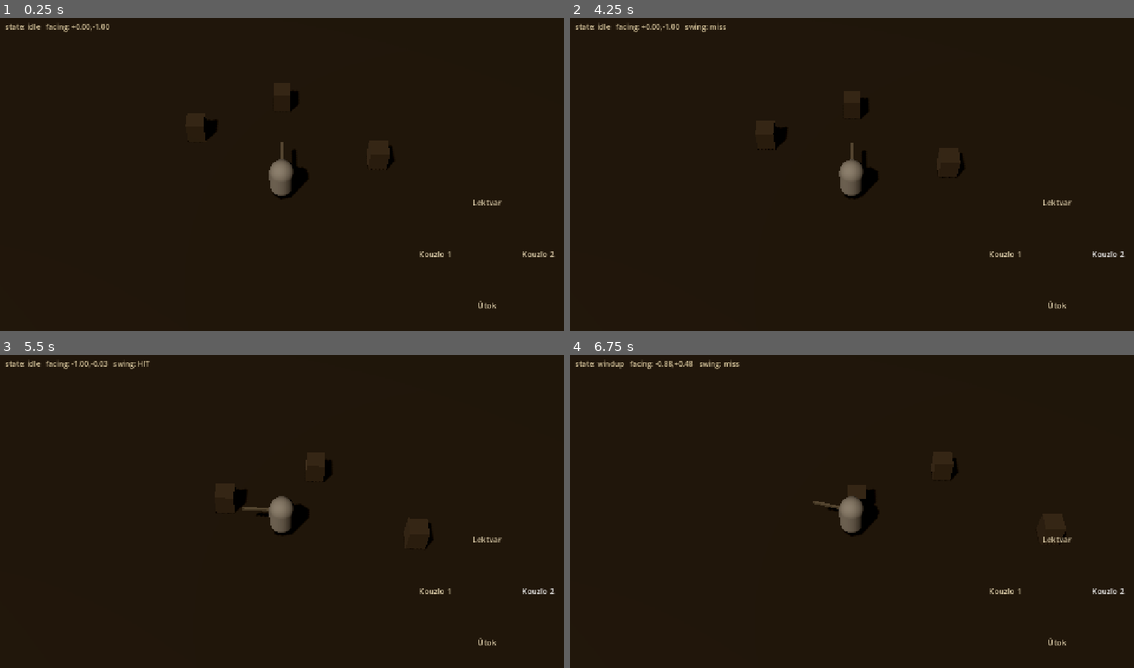
Above: before the commit, frames 1-4 (two rows, left to right).
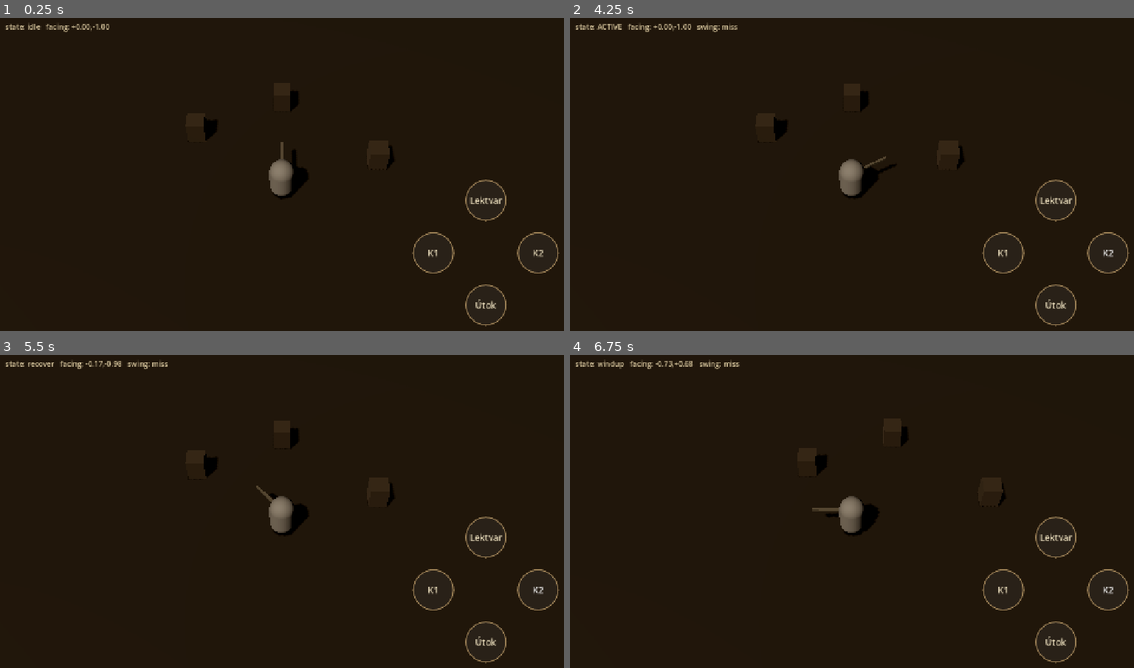
Above: after the commit, the same moments.

Repository: jankoznar94/dark-story
Game: Godot game, scene res://scenes/main.tscn
Same seed, same stepped clock (60 frames per second), same inputs: the game is played once before the commit and once after it.
Inputs:
- Up to frame 1 (0.25 s): no input
- Up to frame 2 (4.25 s): click "Lektvar" at 0.5 s; click "Útok" at 1.25 s; click "Kouzlo 1" (after the commit: "K1") at 2 s; click "Kouzlo 2" (after the commit: "K2") at 2.75 s; tap Enter at 3.5 s; hold W (move_up) from 3.53 s (still down); hold Space (attack) from 3.53 s (still down); tap 1 (potion) at 3.8 s
- Up to frame 3 (5.5 s): release Space (attack) at 4.28 s; tap 1 (potion) at 4.35, 5.3 s; tap Space (attack) at 4.55 s; release W (move_up) at 5.03 s; hold A (move_left) from 5.03 s (still down); hold Space (attack) from 5.03 s (still down)
- Up to frame 4 (6.75 s): release Space (attack) at 5.78 s; tap 1 (potion) at 5.85 s; tap Space (attack) at 6.05 s; release A (move_left) at 6.53 s; hold S (move_down) from 6.53 s (still down); tap J at 6.6 s

The runs differ from the first frame. In frame 1, 0.8% of the frame differs, in the area x 73-100%, y 51-99%; in frame 2, 1.4%; in frame 3, 1.7%, in the area x 4-100%, y 1-99%; in frame 4, 1.3%.

Commit message:
Visible circles, hold-to-attack, simpler HUD
- ROOT CAUSE of the invisible circles: Button.flat was true, and a flat Button
  draws NO stylebox at all, so the fill and border I set were never rendered -
  only the text showed. flat is now false and the circles draw.
- Border thickened to 3 px and a distinct pressed stylebox added for tap feedback.
  normal == hover == focus still, so there is no hover effect.
- Basic attack now reads is_action_pressed instead of just_pressed: holding the
  button keeps swinging until release. Skills stay on just_pressed so they cannot
  be spammed by holding.
- Labels shortened to fit a circle (Utok / Lektvar / K1 / K2).
- Removed controls.gd (bindable slots) - binding will be handled differently.
- Tests: 97 checks. New coverage proves the stylebox is non-transparent, has a
  visible border and a round corner radius, that hover equals normal, and that
  holding produces repeated attacks (5 hits in 2.3 s) and releasing stops them.

Diff:
--- a/scripts/controls.gd
+++ /dev/null
@@ -1,87 +0,0 @@
-extends RefCounted
-## Bindable touch-button layout: four round buttons in a d-pad cross.
-## Slot -> Input Map action. Persisted to user://controls.cfg so a player's
-## remap survives restarts.
-##
-## Default cross: down = attack, up = potion, left = spell 1, right = spell 2.
-## Attack sits at the bottom deliberately - that is where the thumb rests.
-
-const CFG_PATH := "user://controls.cfg"
-const SLOTS: Array[String] = ["up", "down", "left", "right"]
-
-const DEFAULT_SLOTS := {
-	"down": "attack",
-	"up": "potion",
-	"left": "skill_1",
-	"right": "skill_2",
-}
-
-## Everything a button is allowed to carry. Keep in sync with the [input]
-## section of project.godot (regenerated by tools/gen_input_map.gd).
-const AVAILABLE: Array[String] = ["attack", "skill_1", "skill_2", "potion", "none"]
-
-const LABELS := {
-	"attack": "Útok",
-	"skill_1": "Kouzlo 1",
-	"skill_2": "Kouzlo 2",
-	"potion": "Lektvar",
-	"none": "—",
-}
-
-var slots: Dictionary = {}
-
-
-func _init() -> void:
-	slots = DEFAULT_SLOTS.duplicate()
-	load_from_disk()
-
-
-func action_for(slot: String) -> String:
-	return str(slots.get(slot, "none"))
-
-
-func label_for_slot(slot: String) -> String:
-	return str(LABELS.get(action_for(slot), "?"))
-
-
-func label_for_action(action: String) -> String:
-	return str(LABELS.get(action, "?"))
-
-
-func is_available(action: String) -> bool:
-	return AVAILABLE.has(action)
-
-
-func assign(slot: String, action: String) -> void:
-	if not is_available(action) or not SLOTS.has(slot):
-		return
-	if action != "none":
-		# One action = one button. If it already lives on another slot, the two
-		# SWAP, so a remap can never leave the player with a dead button.
-		for other in SLOTS:
-			if other != slot and action_for(other) == action:
-				slots[other] = action_for(slot)
-				break
-	slots[slot] = action
-	save_to_disk()
-
-
-func reset_to_defaults() -> void:
-	slots = DEFAULT_SLOTS.duplicate()
-	save_to_disk()
-
-
-func save_to_disk() -> void:
-	var cf := ConfigFile.new()
-	for s in SLOTS:
-		cf.set_value("touch", s, action_for(s))
-	cf.save(CFG_PATH)
-
-
-func load_from_disk() -> void:
-	var cf := ConfigFile.new()
-	if cf.load(CFG_PATH) != OK:
-		return
-	for s in SLOTS:
-		var v: String = str(cf.get_value("touch", s, str(DEFAULT_SLOTS[s])))
-		slots[s] = v if is_available(v) else str(DEFAULT_SLOTS[s])
--- a/scripts/hud.gd
+++ b/scripts/hud.gd
@@ -1,40 +1,45 @@
 extends CanvasLayer
-## Touch HUD: fixed joystick on the left, a four-button d-pad cross on the right.
+## Touch HUD: fixed joystick left, four round buttons in a d-pad cross right.
 ##
-## Deliberately only FOUR actions. Diablo Immortal ships seven targets because it
-## is a fast game; that forces the game to be fast. We are not.
+## Circles are drawn by StyleBoxFlat. `flat` MUST stay false - a flat Button
+## renders no stylebox at all, which is why the circles were previously invisible
+## and only the text showed.
 ##
-## Interaction:
-##   tap  = use the action
-##   hold = rebind that button (a picker appears)
-## Long-press rather than a settings menu keeps it inside the game, no separate
-## screen to build.
+## No hover/focus styling anywhere (mobile PWA): normal and hover are the same
+## stylebox. A `pressed` style exists only so a tap has visible feedback.
 
-const ControlBindings := preload("res://scripts/controls.gd")
+const COL_FILL := Color(0.17, 0.14, 0.11, 0.80)
+const COL_FILL_PRESSED := Color(0.30, 0.24, 0.16, 0.92)
+const COL_EDGE := Color(0.62, 0.51, 0.34, 0.95)
+const COL_EDGE_PRESSED := Color(0.90, 0.74, 0.42, 1.0)
+const COL_TEXT := Color(0.90, 0.85, 0.72)
+const COL_TEXT_PRESSED := Color(1.0, 0.96, 0.86)
 
-const HOLD_TO_REBIND := 0.40
-const COL_IDLE := Color(0.16, 0.13, 0.10, 0.74)
-const COL_EDGE := Color(0.55, 0.45, 0.30, 0.85)
-const COL_TEXT := Color(0.88, 0.82, 0.68)
-const COL_PANEL := Color(0.09, 0.08, 0.07, 0.94)
+## Slot -> Input Map action. Fixed for now; binding is handled elsewhere.
+const SLOTS := ["up", "down", "left", "right"]
+const ACTIONS := {
+	"down": "attack",
+	"up": "potion",
+	"left": "skill_1",
+	"right": "skill_2",
+}
+## Short labels: a circle at 90 px cannot fit long words.
+const LABELS := {
+	"attack": "Útok",
+	"potion": "Lektvar",
+	"skill_1": "K1",
+	"skill_2": "K2",
+}
 
 var joystick: VirtualJoystick
-var bindings: ControlBindings
 var debug_label: Label
-
-var _buttons: Dictionary = {}          # slot -> Button
-var _press_started: Dictionary = {}    # slot -> msec
-var _fired: Dictionary = {}            # slot -> bool (did the tap already fire?)
-var _picker: Control
-var _picker_for_slot: String = ""
+var _buttons: Dictionary = {}
 
 
 func _ready() -> void:
-	bindings = ControlBindings.new()
 	_build()
 	get_viewport().size_changed.connect(func() -> void: _layout())
 	_layout()
-	_apply_bindings()
 
 
 func _build() -> void:
@@ -48,20 +53,34 @@
 	joystick.deadzone_ratio = 0.18
 	add_child(joystick)
 
-	for slot in ControlBindings.SLOTS:
+	for slot in SLOTS:
+		var action: String = ACTIONS[slot]
 		var b := Button.new()
 		b.name = "Btn_" + slot
-		b.focus_mode = Control.FOCUS_NONE      # no hover/focus states, per art rules
-		b.flat = true
+		b.text = str(LABELS[action])
+		b.focus_mode = Control.FOCUS_NONE
+		b.flat = false                     # false => the circle actually draws
 		b.mouse_filter = Control.MOUSE_FILTER_STOP
-		b.clip_text = true                     # min size must NOT depend on the label
+		b.clip_text = true                 # min size must not follow the label
 		b.custom_minimum_size = Vector2.ZERO
+		b.add_theme_font_size_override("font_size", 16)
 		b.add_theme_color_override("font_color", COL_TEXT)
-		# normal / hover / pressed are all identical on purpose: no hover effect
-		for state in ["normal", "hover", "pressed", "focus", "disabled"]:
-			b.add_theme_stylebox_override(state, _make_style())
-		b.button_down.connect(_on_down.bind(slot))
-		b.button_up.connect(_on_up.bind(slot))
+		b.add_theme_color_override("font_color_pressed", COL_TEXT_PRESSED)
+		b.add_theme_color_override("font_color_hover", COL_TEXT)
+		b.add_theme_color_override("font_color_focus", COL_TEXT)
+		var idle := _circle(COL_FILL, COL_EDGE)
+		var down := _circle(COL_FILL_PRESSED, COL_EDGE_PRESSED)
+		# normal == hover == focus: deliberately no hover effect
+		b.add_theme_stylebox_override("normal", idle)
+		b.add_theme_stylebox_override("hover", idle)
+		b.add_theme_stylebox_override("focus", idle)
+		b.add_theme_stylebox_override("disabled", idle)
+		b.add_theme_stylebox_override("pressed", down)
+		# Keep the action pressed for as long as the button is held. The player
+		# reads is_action_pressed for the basic attack, so holding = attacking
+		# until released, with no extra logic here.
+		b.button_down.connect(func() -> void: Input.action_press(action))
+		b.button_up.connect(func() -> void: Input.action_release(action))
 		add_child(b)
 		_buttons[slot] = b
 
@@ -74,143 +93,17 @@
 	joystick.visible = touch
 
 
-func _make_style() -> StyleBoxFlat:
+func _circle(fill: Color, edge: Color) -> StyleBoxFlat:
 	var sb := StyleBoxFlat.new()
-	sb.bg_color = COL_IDLE
-	sb.border_color = COL_EDGE
-	sb.set_border_width_all(2)
-	sb.set_corner_radius_all(999)       # fully round
-	sb.set_content_margin_all(0)        # no padding: keeps min size at zero
+	sb.bg_color = fill
+	sb.border_color = edge
+	sb.set_border_width_all(3)          # thick enough to read on a phone
+	sb.set_corner_radius_all(999)
+	sb.set_content_margin_all(0)
+	sb.anti_aliasing = true
 	return sb
 
 
-func _apply_bindings() -> void:
-	for slot in ControlBindings.SLOTS:
-		var b: Button = _buttons[slot]
-		b.text = bindings.label_for_slot(slot)
-		b.disabled = bindings.action_for(slot) == "none"
-
-
-# ------------------------------------------------------------------ input
-func _on_down(slot: String) -> void:
-	_press_started[slot] = Time.get_ticks_msec()
-	_fired[slot] = false
-	var action: String = bindings.action_for(slot)
-	if action != "none":
-		Input.action_press(action)
-
-
-func _on_up(slot: String) -> void:
-	var action: String = bindings.action_for(slot)
-	if action != "none":
-		Input.action_release(action)
-	_press_started.erase(slot)
-
-
-func _process(_delta: float) -> void:
-	# hold detection: long enough and we rebind instead of firing
-	for slot in _press_started.keys():
-		var held := (Time.get_ticks_msec() - int(_press_started[slot])) / 1000.0
-		if held >= HOLD_TO_REBIND:
-			var action: String = bindings.action_for(slot)
-			if action != "none":
-				Input.action_release(action)
-			_press_started.erase(slot)
-			_open_picker(slot)
-			return
-
-
-# ------------------------------------------------------------------ picker
-func _open_picker(slot: String) -> void:
-	_close_picker()
-	_picker_for_slot = slot
-
-	_picker = Control.new()
-	_picker.set_anchors_preset(Control.PRESET_FULL_RECT)
-	add_child(_picker)
-
-	var dim := ColorRect.new()
-	dim.color = Color(0.0, 0.0, 0.0, 0.55)
-	dim.set_anchors_preset(Control.PRESET_FULL_RECT)
-	_picker.add_child(dim)
-
-	var panel := PanelContainer.new()
-	var psb := StyleBoxFlat.new()
-	psb.bg_color = COL_PANEL
-	psb.border_color = COL_EDGE
-	psb.set_border_width_all(2)
-	psb.set_corner_radius_all(10)
-	psb.set_content_margin_all(14)
-	panel.add_theme_stylebox_override("panel", psb)
-	_picker.add_child(panel)
-
-	var vbox := VBoxContainer.new()
-	vbox.add_theme_constant_override("separation", 8)
-	panel.add_child(vbox)
-
-	var head := Label.new()
-	head.text = "Tlačítko: %s" % bindings.label_for_slot(slot)
-	head.add_theme_color_override("font_color", COL_TEXT)
-	head.add_theme_font_size_override("font_size", 15)
-	vbox.add_child(head)
-
-	for action in ControlBindings.AVAILABLE:
-		var ob := Button.new()
-		ob.text = bindings.label_for_action(action)
-		ob.focus_mode = Control.FOCUS_NONE
-		ob.custom_minimum_size = Vector2(190, 38)
-		var sb := StyleBoxFlat.new()
-		sb.bg_color = COL_IDLE
-		sb.border_color = COL_EDGE
-		sb.set_border_width_all(1)
-		sb.set_corner_radius_all(6)
-		for state in ["normal", "hover", "pressed", "focus"]:
-			ob.add_theme_stylebox_override(state, sb)
-		ob.add_theme_color_override("font_color", COL_TEXT)
-		ob.pressed.connect(_on_pick.bind(action))
-		vbox.add_child(ob)
-
-	var rst := Button.new()
-	rst.text = "Obnovit výchozí"
-	rst.focus_mode = Control.FOCUS_NONE
-	rst.custom_minimum_size = Vector2(190, 34)
-	rst.add_theme_color_override("font_color", Color(0.75, 0.60, 0.45))
-	rst.pressed.connect(_on_reset)
-	vbox.add_child(rst)
-
-	_picker.set_meta("panel", panel)
-	_center_picker()
-
-
-func _center_picker() -> void:
-	if _picker == null or not _picker.has_meta("panel"):
-		return
-	var panel: Control = _picker.get_meta("panel")
-	var vs := get_viewport().get_visible_rect().size
-	panel.position = (vs - panel.size) * 0.5
-
-
-func _on_pick(action: String) -> void:
-	if _picker_for_slot != "":
-		bindings.assign(_picker_for_slot, action)
-		_apply_bindings()
-	_close_picker()
-
-
-func _on_reset() -> void:
-	bindings.reset_to_defaults()
-	_apply_bindings()
-	_close_picker()
-
-
-func _close_picker() -> void:
-	if _picker != null:
-		_picker.queue_free()
-		_picker = null
-	_picker_for_slot = ""
-
-
-# ------------------------------------------------------------------ layout
 func _layout(size: Vector2 = Vector2.ZERO) -> void:
 	## size defaults to the live viewport; passing one lets tests verify real
 	## device resolutions (headless is always square, so landscape needs this).
@@ -224,11 +117,10 @@
 	joystick.joystick_size = jd * 0.5
 	joystick.position = Vector2(margin, vs.y - margin - jd)
 
-	# right thumb: four buttons in a d-pad cross (up / down / left / right of a
-	# shared centre), all the same size, like the face buttons on a gamepad.
-	var d: float = m * 0.125                        # button diameter
-	var r: float = m * 0.155                        # distance centre -> button centre
-	var cx: float = vs.x - margin - r - d * 0.5     # cross centre
+	# right thumb: four buttons in a d-pad cross, all the same size.
+	var d: float = m * 0.125                        # diameter
+	var r: float = m * 0.158                        # centre -> button centre
+	var cx: float = vs.x - margin - r - d * 0.5
 	var cy: float = vs.y - margin - r - d * 0.5
 	var offsets := {
 		"up": Vector2(0.0, -r),
@@ -236,26 +128,23 @@
 		"left": Vector2(-r, 0.0),
 		"right": Vector2(r, 0.0),
 	}
-	for slot in ControlBindings.SLOTS:
+	for slot in SLOTS:
 		var off: Vector2 = offsets[slot]
 		_place(_buttons[slot], Vector2(cx, cy) + off - Vector2(d, d) * 0.5, d)
 
 	debug_label.position = Vector2(margin, margin * 0.5)
-	if _picker != null:
-		_center_picker()
 
 
 func _place(b: Button, pos: Vector2, size: float) -> void:
 	b.custom_minimum_size = Vector2.ZERO
 	b.size = Vector2(size, size)
 	b.position = pos
-	# if the engine still refuses the requested size, that is a real layout bug
-	# and the control test will catch it - do not silently accept it here
-	b.add_theme_font_size_override("font_size", int(max(10.0, size * 0.19)))
+	b.add_theme_font_size_override("font_size", int(max(11.0, size * 0.22)))
+	# keep it a perfect circle as the button resizes
 	for state in ["normal", "hover", "pressed", "focus", "disabled"]:
 		var sb: StyleBoxFlat = b.get_theme_stylebox(state)
 		if sb is StyleBoxFlat:
-			sb.set_corner_radius_all(int(size * 0.5))   # keep it a perfect circle as it resizes
+			sb.set_corner_radius_all(int(size * 0.5) + 1)
 
 
 func set_debug(text: String) -> void:
--- a/scripts/main.gd
+++ b/scripts/main.gd
@@ -6,6 +6,7 @@
 @onready var hud: CanvasLayer = $HUD
 
 var _posts: Array[Node] = []
+var _hits: Array = []
 
 
 func _ready() -> void:
@@ -83,4 +84,5 @@
 
 
 func _on_landed(kind: String, collider: Node, point: Vector3) -> void:
+	_hits.append({"kind": kind, "who": collider.name})
 	print("[hit] %s on %s at %s" % [kind, collider.name, point])
--- a/scripts/player.gd
+++ b/scripts/player.gd
@@ -78,7 +78,10 @@
 	move_and_slide()
 
 	# --- input ---
-	if Input.is_action_just_pressed("attack"):
+	# Basic attack reads is_action_pressed, NOT just_pressed: holding the button
+	# keeps the character swinging until it is released, which is what Jan asked
+	# for. Skills stay on just_pressed so they cannot be spammed by holding.
+	if Input.is_action_pressed("attack"):
 		_begin_attack(Kind.LIGHT)
 	elif Input.is_action_just_pressed("skill_1"):
 		_begin_attack(Kind.HEAVY)
--- a/tools/test_controls.gd
+++ b/tools/test_controls.gd
@@ -1,15 +1,15 @@
 extends SceneTree
-## Headless test for the bindable d-pad cross.
+## Headless test for the touch HUD.
 ## Run: godot --headless --path . --script res://tools/test_controls.gd
 ##
-## Checks the BINDING MODEL (defaults, swap, persistence) and the LAYOUT at the
-## real landscape resolutions the game will actually run at. Headless always
-## reports a square viewport, so the layout is driven with explicit sizes - the
-## landscape phone case is the one that matters and must not go untested.
+## Three things are checked:
+##   1. the four circles are actually DRAWN (not just text) - a flat Button
+##      renders no stylebox at all, which was the original bug
+##   2. the geometry is a real d-pad cross at every landscape resolution
+##   3. the input semantics: hold attack = keep attacking, release = stop
 
-const ControlBindings := preload("res://scripts/controls.gd")
+const Hud := preload("res://scripts/hud.gd")
 
-## width x height in landscape, as real devices report them
 const DEVICES := [
 	["landscape phone 1080p", Vector2(1920, 1080)],
 	["modern phone 2400x1080", Vector2(2400, 1080)],
@@ -27,16 +27,25 @@
 
 
 func _run() -> void:
-	_test_bindings()
-	await _test_layout()
+	var main: Node = load("res://scenes/main.tscn").instantiate()
+	root.add_child(main)
+	await process_frame
+	await process_frame
+
+	var hud: Node = main.get_node("HUD")
+
+	_test_circles(hud)
+	await _test_layout(hud)
+	await _test_hold_to_attack(main, hud)
+
 	print("")
 	print("checks executed: ", checks_run)
-	if fails.is_empty() and checks_run >= 25:
+	if fails.is_empty() and checks_run >= 40:
 		print("CONTROLS_ALL_PASS=true")
 	else:
 		for f in fails:
 			print("FAIL: ", f)
-		if checks_run < 25:
+		if checks_run < 40:
 			print("FAIL: only %d checks ran - not everything was exercised" % checks_run)
 		print("CONTROLS_ALL_PASS=false")
 	quit()
@@ -51,55 +60,37 @@
 		fails.append(label)
 
 
-func _test_bindings() -> void:
-	print("== binding model ==")
-	var b := ControlBindings.new()
-	b.reset_to_defaults()
-
-	_ok("default down = attack", b.action_for("down") == "attack")
-	_ok("default up = potion", b.action_for("up") == "potion")
-	_ok("default left = skill_1", b.action_for("left") == "skill_1")
-	_ok("default right = skill_2", b.action_for("right") == "skill_2")
-
-	# remap: attack to the up button. Up's old occupant must land on down,
-	# otherwise a button would silently go dead.
-	b.assign("up", "attack")
-	_ok("attack moved to up", b.action_for("up") == "attack")
-	_ok("old slot swapped instead of dying", b.action_for("down") == "potion",
-		"down=%s" % b.action_for("down"))
-	var occupied: Array = []
-	for s in ControlBindings.SLOTS:
-		occupied.append(b.action_for(s))
-	var distinct: Array = []
-	for v in occupied:
-		if not distinct.has(v):
-			distinct.append(v)
-	_ok("no action appears twice", occupied.size() == distinct.size(), str(occupied))
-
-	b.assign("left", "teleport_home")
-	_ok("unknown action rejected", b.action_for("left") == "skill_1")
-
-	b.assign("right", "none")
-	_ok("slot can be emptied", b.action_for("right") == "none")
-	b.reset_to_defaults()
-	_ok("reset restores the cross", b.action_for("right") == "skill_2")
-
-	b.assign("left", "potion")
-	var b2 := ControlBindings.new()
-	_ok("binding survives a reload", b2.action_for("left") == "potion",
-		"reloaded left=%s" % b2.action_for("left"))
-	b2.reset_to_defaults()
+func _test_circles(hud: Node) -> void:
+	print("== the circles are actually drawn ==")
+	for slot in Hud.SLOTS:
+		var b: Button = hud._buttons[slot]
+		_ok("%s: not flat (flat=true draws nothing)" % slot, b.flat == false)
+		var idle: StyleBox = b.get_theme_stylebox("normal")
+		_ok("%s: has a normal stylebox" % slot, idle is StyleBoxFlat)
+		if idle is StyleBoxFlat:
+			var sb: StyleBoxFlat = idle
+			_ok("%s: stylebox is filled, not transparent" % slot, sb.bg_color.a > 0.5,
+				"alpha=%.2f" % sb.bg_color.a)
+			_ok("%s: has a visible border" % slot, sb.border_width_top >= 2,
+				"%d px" % sb.border_width_top)
+			var col: Color = sb.border_color
+			_ok("%s: border is bright enough to read" % slot,
+				maxf(col.r, maxf(col.g, col.b)) > 0.35,
+				"max channel %.2f" % maxf(col.r, maxf(col.g, col.b)))
+			_ok("%s: corner radius makes it round, not a square" % slot,
+				sb.corner_radius_top_left >= 10)
+		# a distinct pressed look so a tap has feedback
+		var pr: StyleBox = b.get_theme_stylebox("pressed")
+		if pr is StyleBoxFlat and idle is StyleBoxFlat:
+			_ok("%s: pressed look differs from idle" % slot,
+				(pr as StyleBoxFlat).bg_color != (idle as StyleBoxFlat).bg_color)
+		# no hover effect, per the art rules
+		_ok("%s: hover is identical to normal" % slot,
+			b.get_theme_stylebox("hover") == b.get_theme_stylebox("normal"))
+		_ok("%s: has a label" % slot, b.text.length() > 0, b.text)
 
 
-func _test_layout() -> void:
-	var main: Node = load("res://scenes/main.tscn").instantiate()
-	root.add_child(main)
-	await process_frame
-	await process_frame
-
-	var hud: Node = main.get_node("HUD")
-	var slots: Array = ControlBindings.SLOTS
-
+func _test_layout(hud: Node) -> void:
 	for device in DEVICES:
 		var name: String = device[0]
 		var vs: Vector2 = device[1]
@@ -110,68 +101,92 @@
 
 		var pos: Dictionary = {}
 		var sizes: Array = []
-		for s in slots:
+		for s in Hud.SLOTS:
 			var btn: Button = hud._buttons[s]
 			pos[s] = btn.position + btn.size * 0.5
 			sizes.append(btn.size)
 
-		_ok("%s: four buttons" % name, pos.size() == 4)
-		_ok("%s: all the same size" % name,
+		_ok("%s: all buttons the same size" % name,
 			absf(sizes[0].x - sizes[1].x) < 0.01 and absf(sizes[0].x - sizes[2].x) < 0.01,
 			str(sizes[0]))
-		_ok("%s: round (not oval)" % name, absf(sizes[0].x - sizes[0].y) < 0.01)
+		_ok("%s: round, not oval" % name, absf(sizes[0].x - sizes[0].y) < 0.01)
 
 		var cx: float = (pos["left"].x + pos["right"].x) * 0.5
 		var cy: float = (pos["up"].y + pos["down"].y) * 0.5
-		_ok("%s: forms a cross" % name,
+		_ok("%s: forms a d-pad cross" % name,
 			absf(pos["up"].x - cx) < 0.01 and absf(pos["down"].x - cx) < 0.01 and
 			absf(pos["left"].y - cy) < 0.01 and absf(pos["right"].y - cy) < 0.01,
 			"up=(%.0f,%.0f) down=(%.0f,%.0f) left=(%.0f,%.0f) right=(%.0f,%.0f)"
 			% [pos["up"].x, pos["up"].y, pos["down"].x, pos["down"].y,
 			   pos["left"].x, pos["left"].y, pos["right"].x, pos["right"].y])
 		_ok("%s: attack is the bottom button" % name, pos["down"].y > pos["up"].y)
-		_ok("%s: buttons in lower-right thumb zone" % name,
+		_ok("%s: in the lower-right thumb zone" % name,
 			pos["left"].x > vs.x * 0.55 and pos["up"].y > vs.y * 0.45)
 		_ok("%s: nothing in the screen centre" % name, pos["up"].x > vs.x * 0.6)
-		_ok("%s: buttons >= 60 px" % name, sizes[0].x >= 60.0, "%.0f px" % sizes[0].x)
+		_ok("%s: buttons >= 60 px across" % name, sizes[0].x >= 60.0, "%.0f px" % sizes[0].x)
 
-		var overlap_pair := ""
-		for a in range(slots.size()):
-			for b in range(a + 1, slots.size()):
-				var ra := Rect2(hud._buttons[slots[a]].position, hud._buttons[slots[a]].size)
-				var rb := Rect2(hud._buttons[slots[b]].position, hud._buttons[slots[b]].size)
+		var pair := ""
+		for a in range(Hud.SLOTS.size()):
+			for b in range(a + 1, Hud.SLOTS.size()):
+				var ra := Rect2(hud._buttons[Hud.SLOTS[a]].position, hud._buttons[Hud.SLOTS[a]].size)
+				var rb := Rect2(hud._buttons[Hud.SLOTS[b]].position, hud._buttons[Hud.SLOTS[b]].size)
 				if ra.intersects(rb):
-					overlap_pair = "%s/%s" % [slots[a], slots[b]]
-		_ok("%s: no two buttons overlap" % name, overlap_pair == "", overlap_pair)
+					pair = "%s/%s" % [Hud.SLOTS[a], Hud.SLOTS[b]]
+		_ok("%s: no two buttons overlap" % name, pair == "", pair)
 
-		var offscreen := ""
-		for s in slots:
-			var r := Rect2(hud._buttons[s].position, hud._buttons[s].size)
-			if r.position.x < 0.0 or r.position.y < 0.0 or r.end.x > vs.x or r.end.y > vs.y:
-				offscreen += "%s " % s
-		_ok("%s: every button fully on screen" % name, offscreen == "", offscreen)
+		var off := ""
+		for s in Hud.SLOTS:
+			var rr := Rect2(hud._buttons[s].position, hud._buttons[s].size)
+			if rr.position.x < 0.0 or rr.position.y < 0.0 or rr.end.x > vs.x or rr.end.y > vs.y:
+				off += "%s " % s
+		_ok("%s: every button fully on screen" % name, off == "", off)
 
 		var joy: Control = hud.joystick
-		_ok("%s: joystick lower-left" % name,
-			joy.position.x < vs.x * 0.3 and joy.position.y > vs.y * 0.4, str(joy.position))
+		_ok("%s: joystick lower-left" % name, joy.position.x < vs.x * 0.3)
+		_ok("%s: joystick clear of the buttons" % name,
+			joy.position.x + joy.size.x < pos["left"].x - sizes[0].x * 0.5)
 
-		var joy_rect := Rect2(joy.position, joy.size)
-		var ov := false
-		for s in slots:
-			if joy_rect.intersects(Rect2(hud._buttons[s].position, hud._buttons[s].size)):
-				ov = true
-		_ok("%s: joystick does not overlap buttons" % name, not ov)
-		_ok("%s: joystick is not in the button zone" % name,
-			joy.position.x + joy.size.x < pos["left"].x - sizes[0].x * 0.5,
-			"joy ends %.0f, buttons start %.0f" % [joy.position.x + joy.size.x, pos["left"].x])
 
-	print("")
-	print("== input wiring ==")
-	var down: Button = hud._buttons["down"]
-	var act: String = hud.bindings.action_for("down")
-	down.button_down.emit()
-	var after_down: bool = Input.is_action_pressed(act)
-	down.button_up.emit()
-	var after_up: bool = Input.is_action_pressed(act)
-	_ok("button press drives the Input Map action", after_down, act)
-	_ok("button release clears it", not after_up)
+func _test_hold_to_attack(main: Node, hud: Node) -> void:
+	print("== hold attack = keep attacking, release = stop ==")
+	main._hits.clear()
+	var player: Node = main.get_node("Player")
+	# stand right in front of the post at (0,0,-3.2)
+	player.global_position = Vector3(0, 0, -2.0)
+	player.facing = Vector3(0, 0, -1)
+
+	var btn: Button = hud._buttons["down"]
+	_ok("bottom button is bound to attack", btn.text == "Útok", btn.text)
+
+	btn.button_down.emit()
+	var pressed: bool = Input.is_action_pressed("attack")
+	_ok("holding sets the attack action", pressed)
+
+	# run long enough for several full swings
+	for i in 140:
+		await physics_frame
+	var swings: int = main._hits.size()
+	_ok("holding produced repeated attacks", swings >= 2, "%d hits in ~2.3 s" % swings)
+
+	btn.button_up.emit()
+	_ok("releasing clears the attack action", not Input.is_action_pressed("attack"))
+
+	# after release no NEW swing may start
+	var after_release: int = main._hits.size()
+	for i in 60:
+		await physics_frame
+	_ok("no further attacks after release", main._hits.size() == after_release,
+		"%d -> %d" % [after_release, main._hits.size()])
+
+	# the attack must still be a commitment while held
+	hud._buttons["down"].button_down.emit()
+	await physics_frame
+	player.velocity = Vector3.ZERO
+	var start_x: float = player.global_position.x
+	Input.action_press("move_right")
+	for i in 12:
+		await physics_frame
+	var moved: float = absf(player.global_position.x - start_x)
+	Input.action_release("move_right")
+	hud._buttons["down"].button_up.emit()
+	_ok("still no move-cancel while holding", moved < 0.02, "moved %.3f" % moved)
Not shown, removed: scripts/controls.gd.uid
